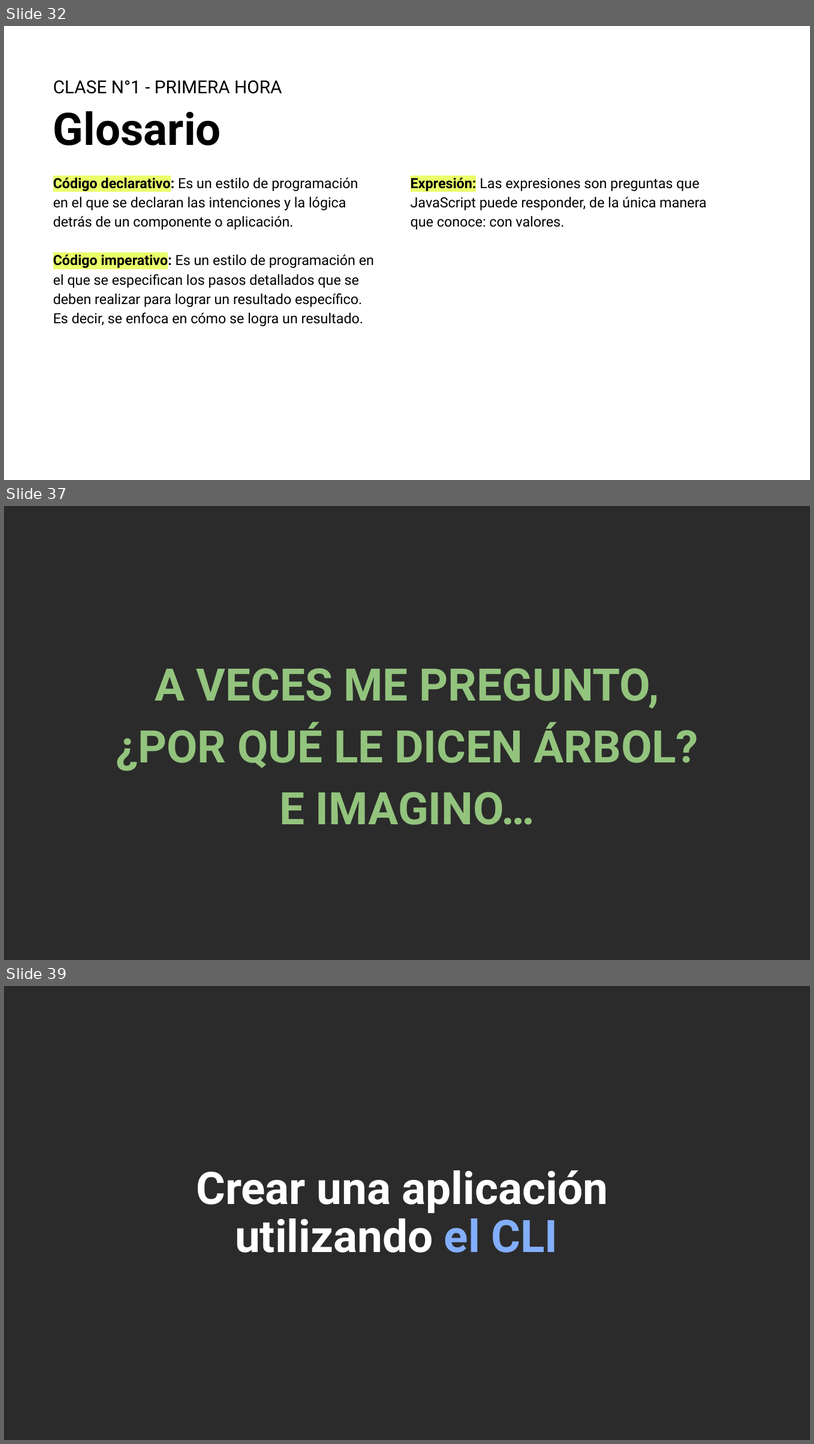
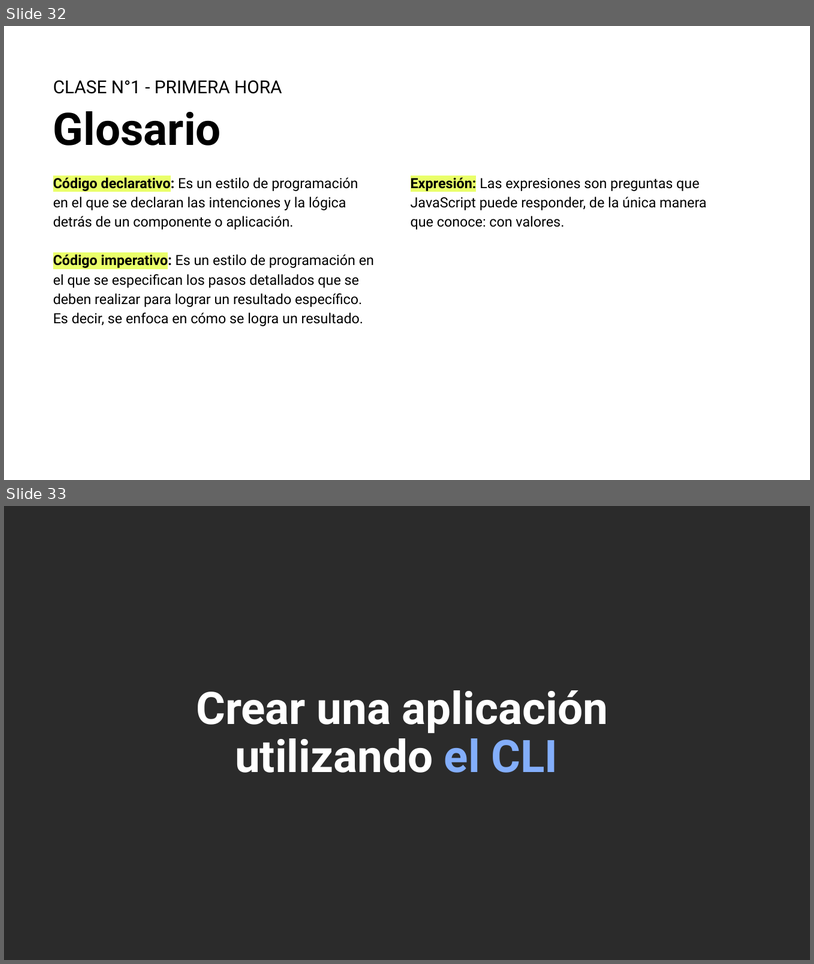
Before and after one commit to Arturogrottoli/Project-React-Js, a slide deck: Clase01/Unidad 1 - Clase en vivo.pptx. Shown one above the other, each under a label of ours: slides 32, 37 and 39 before the commit, slides 32 and 33 after it; the slides between them are not shown. The pictures are 814x1444 and 814x964 pixels, drawn with LibreOffice and Linux fonts; fonts in the diff are those of the drawing; background and template pictures are left out; a plain dark background stands for a picture behind light text. Boxes give left, top, right and bottom in pixels: in the first picture for what was removed or moved away, otherwise in the second. Text is boxed around its words. In the diff, an @@ line names an element or a change of style, - is before the commit and + after.

```diff
--- a/Clase01/Unidad 1 - Clase en vivo.pptx
+++ b/Clase01/Unidad 1 - Clase en vivo.pptx
@@ slide 37 removed at (4, 506, 810, 960), background picture (left out) @@
@@ text removed at (116, 668, 699, 825) @@
-A VECES ME PREGUNTO,
-¿POR QUÉ LE DICEN ÁRBOL?
-E IMAGINO…
@@ what was slide 39 is now slide 33 @@
```
Also in this commit, not shown: 5 other slides removed.
